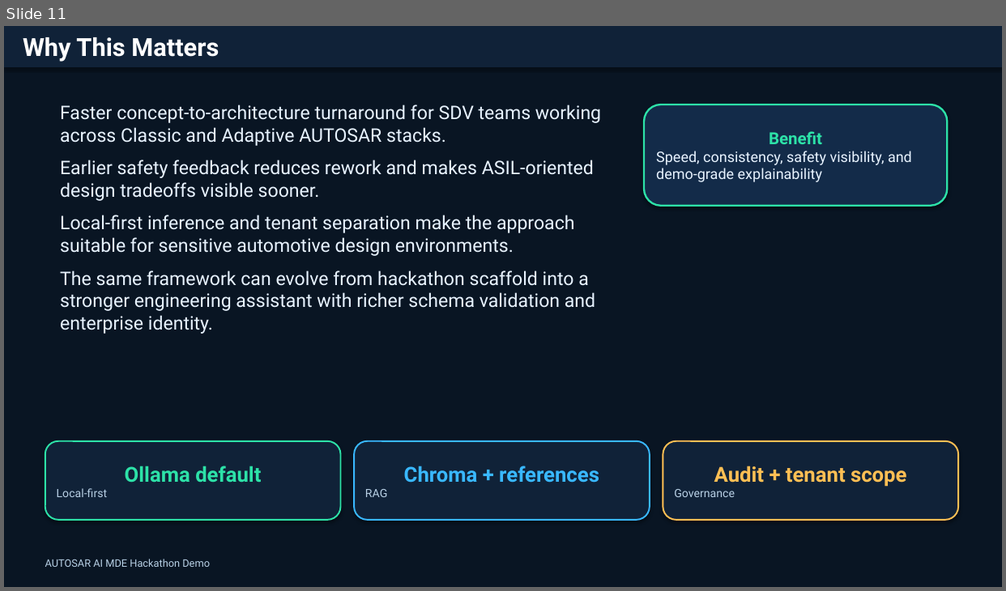
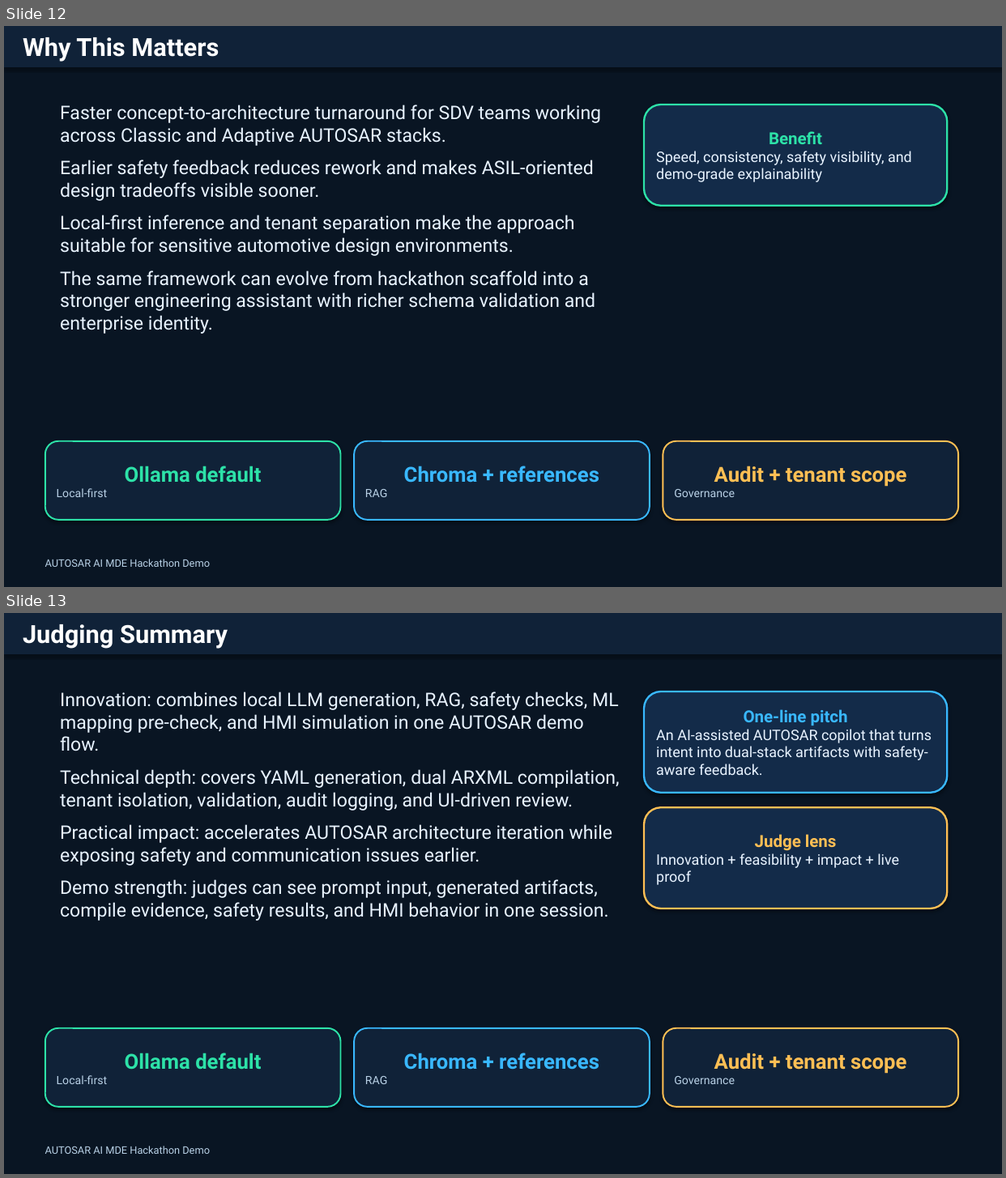
Before and after one commit to Arisfrl/autosarAI, a slide deck: AUTOSAR_AI_MDE_Hackathon_Demo.pptx. Shown one above the other, each under a label of ours: slide 11 before the commit, slides 12 and 13 after it. The pictures are 1006x591 and 1006x1178 pixels, drawn with LibreOffice and Linux fonts; fonts in the diff are those of the drawing. Boxes give left, top, right and bottom in pixels: in the first picture for what was removed or moved away, otherwise in the second. Text is boxed around its words. In the diff, an @@ line names an element or a change of style, - is before the commit and + after.

```diff
--- a/AUTOSAR_AI_MDE_Hackathon_Demo.pptx
+++ b/AUTOSAR_AI_MDE_Hackathon_Demo.pptx
@@ slide 13 added at <box>4,613,1002,1174</box>, background #091523 @@
@@ rectangle added at <box>4,613,1002,654</box>, fill #102238, 24 pt, text #FFFFFF, bold @@
+Judging Summary
@@ text added at <box>60,692,620,921</box>, 18 pt, text #E8F3FF @@
+Innovation: combines local LLM generation, RAG, safety checks, ML mapping pre-check, and HMI simulation in one AUTOSAR demo flow.
+Technical depth: covers YAML generation, dual ARXML compilation, tenant isolation, validation, audit logging, and UI-driven review.
+Practical impact: accelerates AUTOSAR architecture iteration while exposing safety and communication issues earlier.
+Demo strength: judges can see prompt input, generated artifacts, compile evidence, safety results, and HMI behavior in one session.
@@ rounded rectangle added at <box>644,692,948,793</box>, fill #132B49, outline #39B8FF 1.8 pt, 14 pt, text #E8F3FF @@
+One-line pitch
+An AI-assisted AUTOSAR copilot that turns intent into dual-stack artifacts with safety-aware feedback.
@@ rounded rectangle added at <box>644,807,948,909</box>, fill #132B49, outline #FFBF54 1.8 pt, 14 pt, text #E8F3FF @@
+Judge lens
+Innovation + feasibility + impact + live proof
@@ rounded rectangle added at <box>45,1029,341,1107</box>, fill #102238, outline #2DE2A8 1.5 pt, 20 pt, text #2DE2A8, bold @@
+Ollama default
+Local-first
@@ rounded rectangle added at <box>355,1029,650,1107</box>, fill #102238, outline #39B8FF 1.5 pt, 20 pt, text #39B8FF, bold @@
+Chroma + references
+RAG
@@ rounded rectangle added at <box>663,1029,958,1107</box>, fill #102238, outline #FFBF54 1.5 pt, 20 pt, text #FFBF54, bold @@
+Audit + tenant scope
+Governance
@@ text added at <box>45,1146,210,1154</box>, 10 pt, text #B8D0E5 @@
+AUTOSAR AI MDE Hackathon Demo
@@ what was slide 11 is now slide 12 @@
```
Also in this commit, not shown: 4 slides changed, 1 other slide added, 8 other files.
